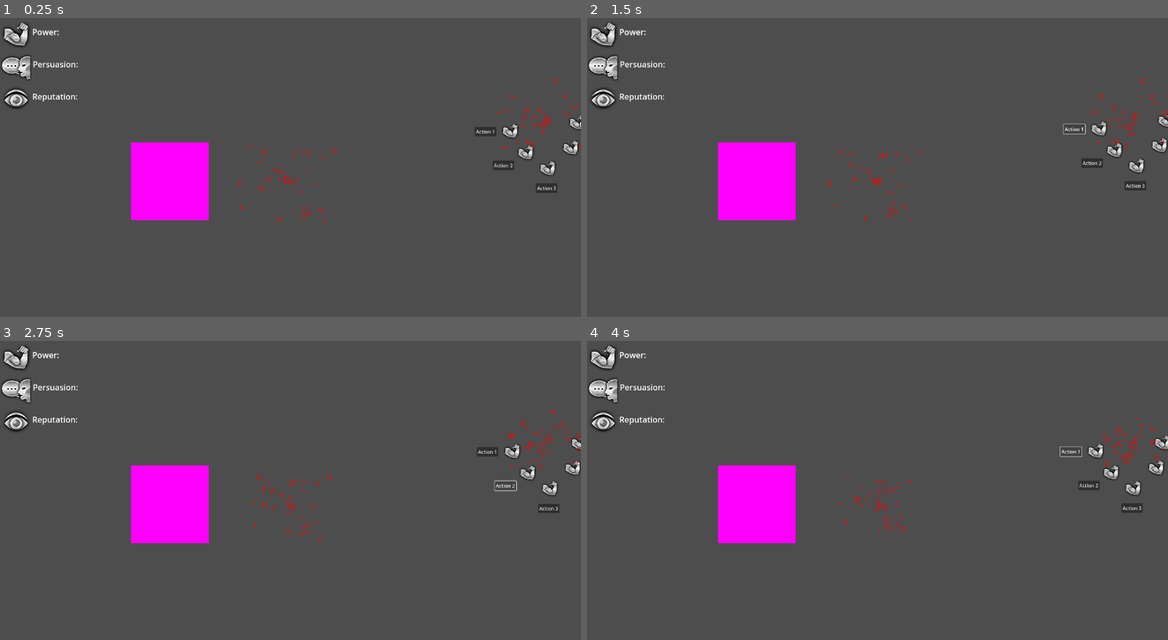
Above: before the commit, frames 1-4 (two rows, left to right).
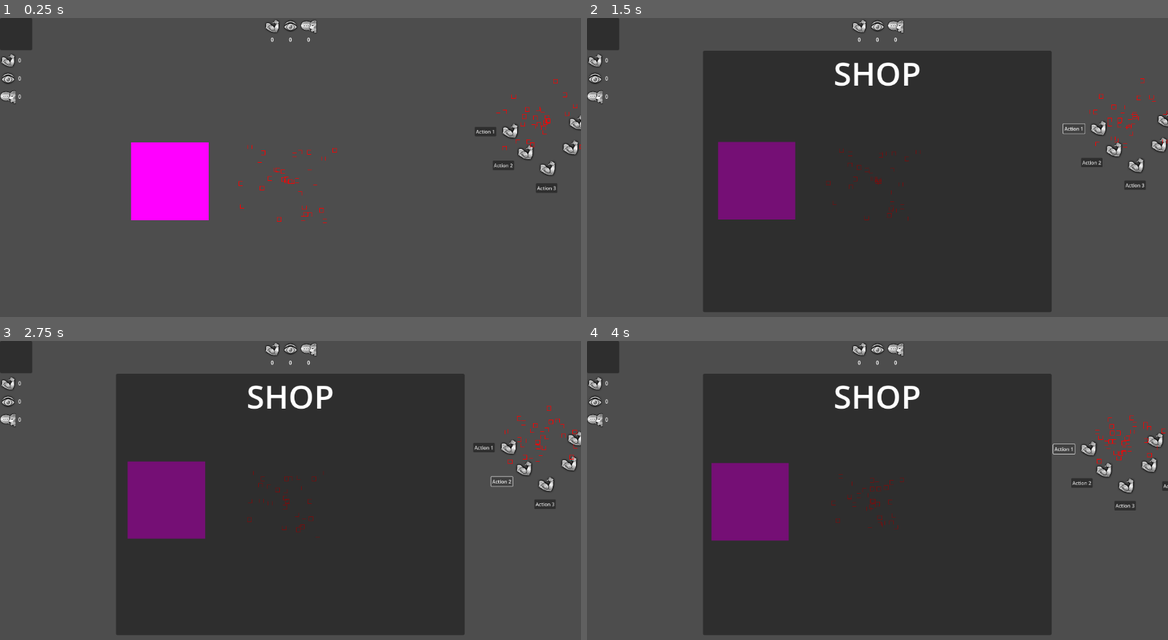
Above: after the commit, the same moments.

Repository: ketexon/ld56-team-3
Game: Godot game, scene res://game.tscn
Same seed, same stepped clock (60 frames per second), same inputs: the game is played once before the commit and once after it.
Inputs (mouse positions are in pixels of both pictures, inside the frame that each line leads up to):
- Up to frame 1 (0.25 s): no input
- Up to frame 2 (1.5 s): click (604, 32) at 0.52 s; click "Action 1" at 1.25 s
- Up to frame 3 (2.75 s): click "Action 2" at 2 s
- Up to frame 4 (4 s): click "Action 3" at 2.75 s; click "Action 1" at 3.5 s

The runs differ from the first frame. In frame 1, 1.5% of the frame differs, in the area x 0-55%, y 0-31%; in frame 2, 54%; in frame 3, 55%; in frame 4, 55%, in the area x 0-100%, y 0-99%.

Commit message:
moved ui around, added open shop button

Diff:
--- a/TinyCreature/TinyCreature.tscn
+++ b/TinyCreature/TinyCreature.tscn
@@ -45,7 +45,6 @@
 role = 1
 
 [node name="Lumberjack" parent="Roles" node_paths=PackedStringArray("tiny_creature") instance=ExtResource("6_hf8v5")]
-resource_type = 0
 tiny_creature = NodePath("../..")
 role = 3
 
--- a/UI/elements/hud.gd
+++ b/UI/elements/hud.gd
@@ -1,19 +1,26 @@
 extends Control
 
-# Stats to be displayed
-@export var Power : int
-@export var Persuasion : int
-@export var Reputation : int
+@onready var power_label: Label = %PowerLabel
+@onready var persuasion_label: Label = %PersuasionLabel
+@onready var reputation_label: Label = %ReputationLabel
 
-# Colony Monarch Icon?
-@export var ColonyIcon : Texture2D
+@onready var wood_label: Label = %WoodLabel
+@onready var mushrooms_label: Label = %MushroomsLabel
+@onready var jewels_label: Label = %JewelsLabel
 
-# updating labels
-func update_power(number : int):
-	%powerLab.text = "Power: " + str(number)
-func update_pers(number : int):
-	%persuasionLab.text = "Power: " + str(number)
-func update_rep(number : int):
-	%reputationLab.text = "Power: " + str(number)
+@onready var shop_button: Button = %ShopButton
 
-var powerDebug = 0
+func _ready():
+	shop_button.button_down.connect(_open_shop)
+
+func _open_shop():
+	Shop.instance.visible = not Shop.instance.visible
+
+func _process(_delta):
+	power_label.text = "%d" % Colony.player_colony.power
+	persuasion_label.text = "%d" % Colony.player_colony.persuasion
+	reputation_label.text = "%d" % Colony.player_colony.reputation
+
+	wood_label.text = "%d" % Colony.player_colony.wood
+	mushrooms_label.text = "%d" % Colony.player_colony.mushrooms
+	jewels_label.text = "%d" % Colony.player_colony.jewels
--- a/UI/elements/hud.tscn
+++ b/UI/elements/hud.tscn
@@ -1,9 +1,12 @@
-[gd_scene load_steps=5 format=3 uid="uid://dahwiigjcdwd2"]
+[gd_scene load_steps=6 format=3 uid="uid://dahwiigjcdwd2"]
 
 [ext_resource type="Script" path="res://UI/elements/hud.gd" id="1_4cnid"]
 [ext_resource type="Texture2D" uid="uid://sc3hj2xd7a2y" path="res://UI/assets/placeholders/Persuasion_Icon.png" id="2_njaq8"]
 [ext_resource type="Texture2D" uid="uid://cikguryis8yqd" path="res://UI/assets/placeholders/Perception_Icon.png" id="3_71ma2"]
 [ext_resource type="Texture2D" uid="uid://blgfp3r8p8851" path="res://UI/assets/placeholders/Athletics_Icon.png" id="4_3xv8s"]
+
+[sub_resource type="LabelSettings" id="LabelSettings_w6ag2"]
+font_size = 10
 
 [node name="HUD" type="Control"]
 layout_mode = 3
@@ -15,66 +18,159 @@
 mouse_filter = 1
 script = ExtResource("1_4cnid")
 
-[node name="stats" type="Control" parent="."]
+[node name="Stats" type="HBoxContainer" parent="."]
+layout_mode = 1
+anchors_preset = 10
+anchor_right = 1.0
+offset_bottom = 36.0
+grow_horizontal = 2
+mouse_filter = 2
+alignment = 1
+
+[node name="Power" type="VBoxContainer" parent="Stats"]
 layout_mode = 2
-anchors_preset = 0
-anchor_right = 0.166667
-anchor_bottom = 0.296296
-grow_vertical = 2
-mouse_filter = 1
+mouse_filter = 2
 
-[node name="PersuasionIcon" type="Sprite2D" parent="stats"]
-position = Vector2(32, 96)
-texture = ExtResource("2_njaq8")
+[node name="TextureRect" type="TextureRect" parent="Stats/Power"]
+custom_minimum_size = Vector2(32, 32)
+layout_mode = 2
+size_flags_vertical = 3
+tooltip_text = "Power"
+texture = ExtResource("4_3xv8s")
+expand_mode = 1
+stretch_mode = 5
 
-[node name="PerceptionIcon" type="Sprite2D" parent="stats"]
-position = Vector2(32, 160)
-texture = ExtResource("3_71ma2")
-
-[node name="AthleticsIcon" type="Sprite2D" parent="stats"]
-position = Vector2(32, 32)
-texture = ExtResource("4_3xv8s")
-
-[node name="powerLab" type="Label" parent="stats"]
+[node name="PowerLabel" type="Label" parent="Stats/Power"]
 unique_name_in_owner = true
 layout_mode = 2
-anchor_top = 0.083
-anchor_right = 1.0
-anchor_bottom = 0.208
-offset_left = 64.0
-offset_top = 0.0639992
-offset_right = 64.0
-offset_bottom = 1.064
 mouse_filter = 1
-text = "Power: "
+text = "100"
+label_settings = SubResource("LabelSettings_w6ag2")
+horizontal_alignment = 1
 vertical_alignment = 1
 
-[node name="persuasionLab" type="Label" parent="stats"]
+[node name="Persuasion" type="VBoxContainer" parent="Stats"]
+layout_mode = 2
+mouse_filter = 2
+
+[node name="TextureRect" type="TextureRect" parent="Stats/Persuasion"]
+custom_minimum_size = Vector2(32, 32)
+layout_mode = 2
+size_flags_vertical = 3
+tooltip_text = "Persuasion"
+texture = ExtResource("3_71ma2")
+expand_mode = 1
+stretch_mode = 5
+
+[node name="PersuasionLabel" type="Label" parent="Stats/Persuasion"]
 unique_name_in_owner = true
 layout_mode = 2
-anchor_left = 0.015
-anchor_top = 0.417
-anchor_right = 1.0
-anchor_bottom = 0.542
-offset_left = 62.08
-offset_top = -0.064003
-offset_right = 64.0
-offset_bottom = 0.935989
 mouse_filter = 1
-text = "Persuasion:
-"
+text = "100"
+label_settings = SubResource("LabelSettings_w6ag2")
+horizontal_alignment = 1
 vertical_alignment = 1
 
-[node name="reputationLab" type="Label" parent="stats"]
+[node name="Reputation" type="VBoxContainer" parent="Stats"]
+layout_mode = 2
+mouse_filter = 2
+
+[node name="TextureRect" type="TextureRect" parent="Stats/Reputation"]
+custom_minimum_size = Vector2(32, 32)
+layout_mode = 2
+size_flags_vertical = 3
+tooltip_text = "Reputation"
+texture = ExtResource("2_njaq8")
+expand_mode = 1
+stretch_mode = 5
+
+[node name="ReputationLabel" type="Label" parent="Stats/Reputation"]
 unique_name_in_owner = true
 layout_mode = 2
-anchor_top = 0.75
+mouse_filter = 1
+text = "100"
+label_settings = SubResource("LabelSettings_w6ag2")
+horizontal_alignment = 1
+vertical_alignment = 1
+
+[node name="Resources" type="VBoxContainer" parent="."]
+layout_mode = 1
+anchors_preset = 15
 anchor_right = 1.0
-anchor_bottom = 0.875
-offset_left = 64.0
-offset_top = -1.52588e-05
-offset_right = 64.0
-offset_bottom = 0.999985
+anchor_bottom = 1.0
+grow_horizontal = 2
+grow_vertical = 2
+mouse_filter = 2
+
+[node name="ShopButton" type="Button" parent="Resources"]
+unique_name_in_owner = true
+custom_minimum_size = Vector2(64, 64)
+layout_mode = 2
+size_flags_horizontal = 0
+tooltip_text = "Shop"
+
+[node name="Wood" type="HBoxContainer" parent="Resources"]
+layout_mode = 2
+mouse_filter = 2
+
+[node name="TextureRect" type="TextureRect" parent="Resources/Wood"]
+custom_minimum_size = Vector2(32, 32)
+layout_mode = 2
+size_flags_vertical = 3
+tooltip_text = "Wood"
+texture = ExtResource("4_3xv8s")
+expand_mode = 1
+stretch_mode = 5
+
+[node name="WoodLabel" type="Label" parent="Resources/Wood"]
+unique_name_in_owner = true
+layout_mode = 2
 mouse_filter = 1
-text = "Reputation: "
+text = "100"
+label_settings = SubResource("LabelSettings_w6ag2")
+horizontal_alignment = 1
 vertical_alignment = 1
+
+[node name="Mushrooms" type="HBoxContainer" parent="Resources"]
+layout_mode = 2
+mouse_filter = 2
+
+[node name="TextureRect" type="TextureRect" parent="Resources/Mushrooms"]
+custom_minimum_size = Vector2(32, 32)
+layout_mode = 2
+size_flags_vertical = 3
+tooltip_text = "Mushrooms"
+texture = ExtResource("3_71ma2")
+expand_mode = 1
+stretch_mode = 5
+
+[node name="MushroomsLabel" type="Label" parent="Resources/Mushrooms"]
+unique_name_in_owner = true
+layout_mode = 2
+mouse_filter = 1
+text = "100"
+label_settings = SubResource("LabelSettings_w6ag2")
+horizontal_alignment = 1
+vertical_alignment = 1
+
+[node name="Jewels" type="HBoxContainer" parent="Resources"]
+layout_mode = 2
+mouse_filter = 2
+
+[node name="TextureRect" type="TextureRect" parent="Resources/Jewels"]
+custom_minimum_size = Vector2(32, 32)
+layout_mode = 2
+size_flags_vertical = 3
+tooltip_text = "Jewels"
+texture = ExtResource("2_njaq8")
+expand_mode = 1
+stretch_mode = 5
+
+[node name="JewelsLabel" type="Label" parent="Resources/Jewels"]
+unique_name_in_owner = true
+layout_mode = 2
+mouse_filter = 1
+text = "100"
+label_settings = SubResource("LabelSettings_w6ag2")
+horizontal_alignment = 1
+vertical_alignment = 1
